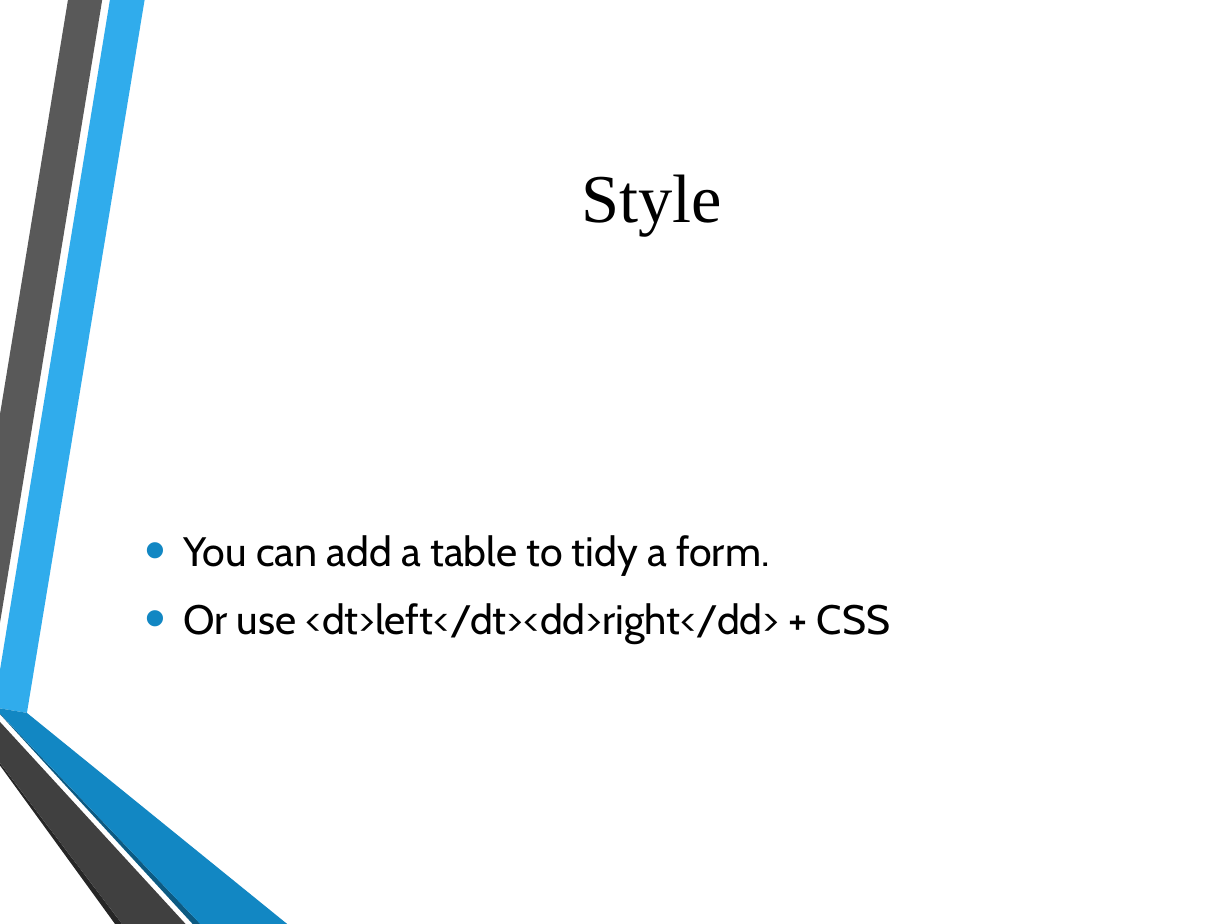
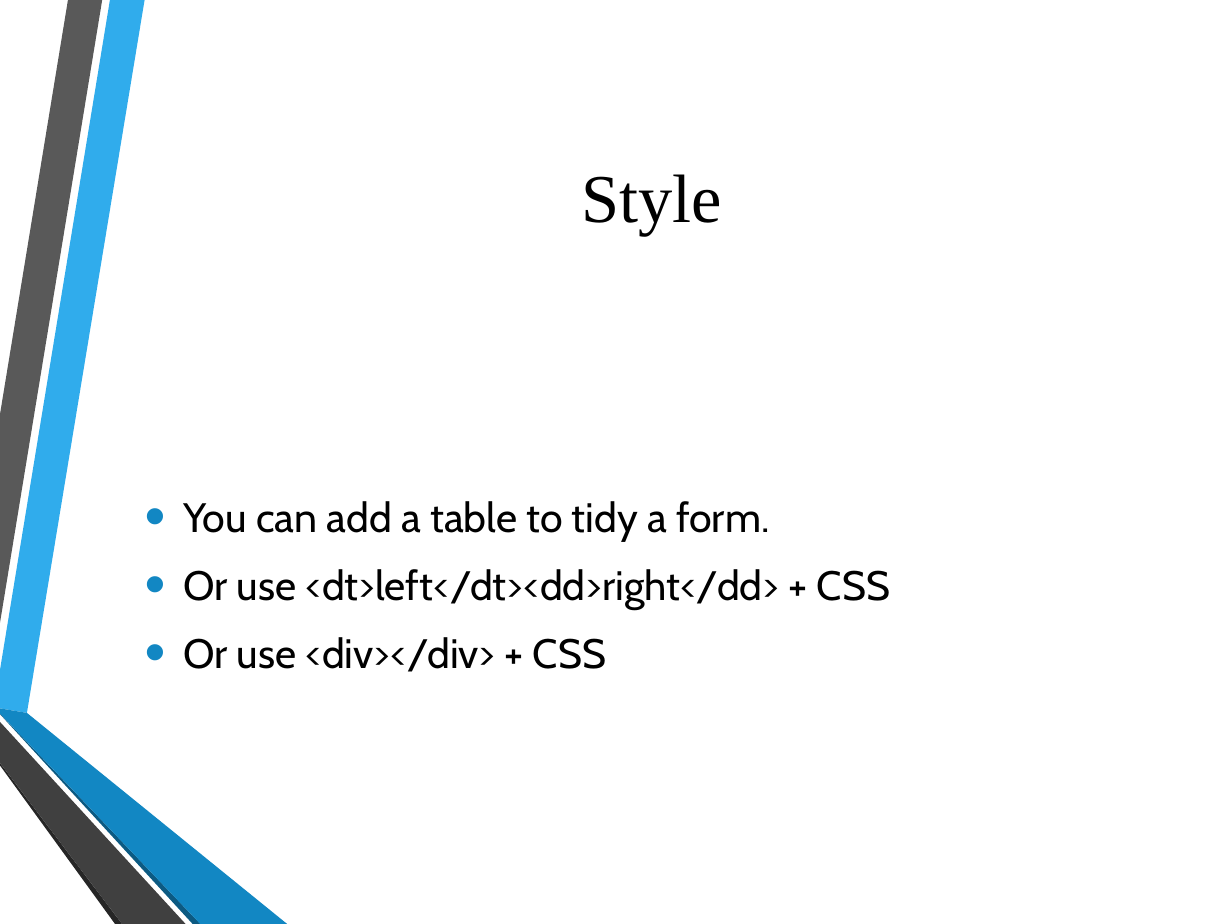
Before and after one commit to hatted/fevaworks-php, a slide deck: slide 28 of php-fw4/lesson4.pptx. Drawn at 1232x924 pixels with LibreOffice and Linux fonts; fonts in the diff are those of the drawing; background and template pictures are left out. Boxes give left, top, right and bottom in pixels: in the first picture for what was removed or moved away, otherwise in the second. Text is boxed around its words. In the diff, an @@ line names an element or a change of style, - is before the commit and + after.

```diff
--- a/php-fw4/lesson4.pptx
+++ b/php-fw4/lesson4.pptx
@@ text at (183,637,606,672): paragraph added @@
+• Or use <div></div> + CSS
```
Also in this commit, not shown: 8 other files.
